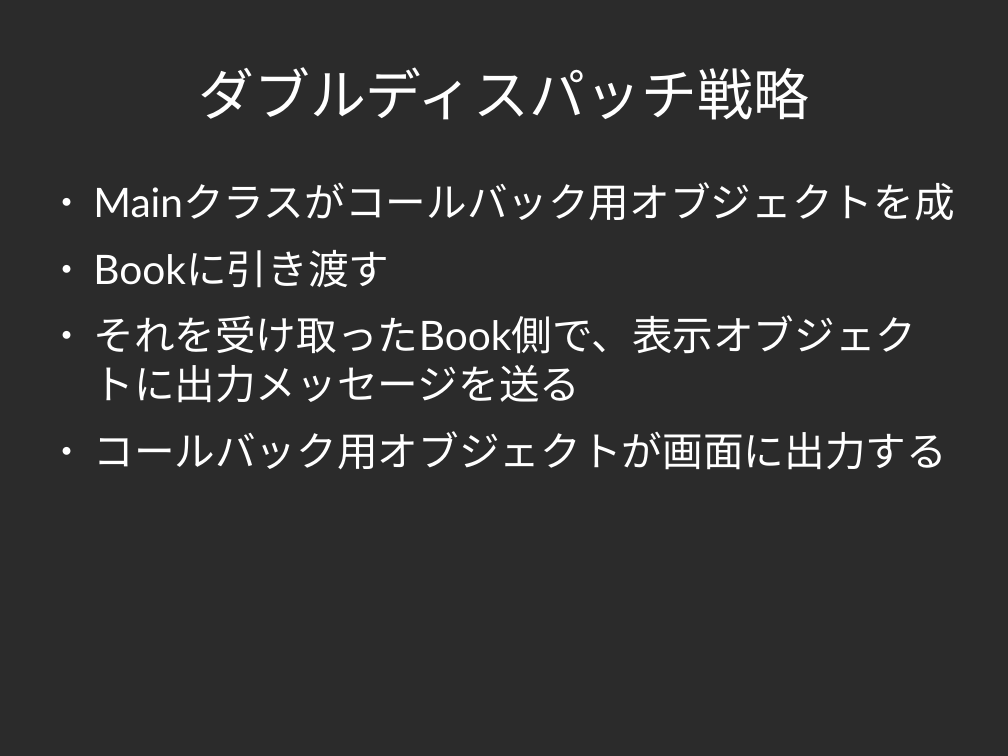
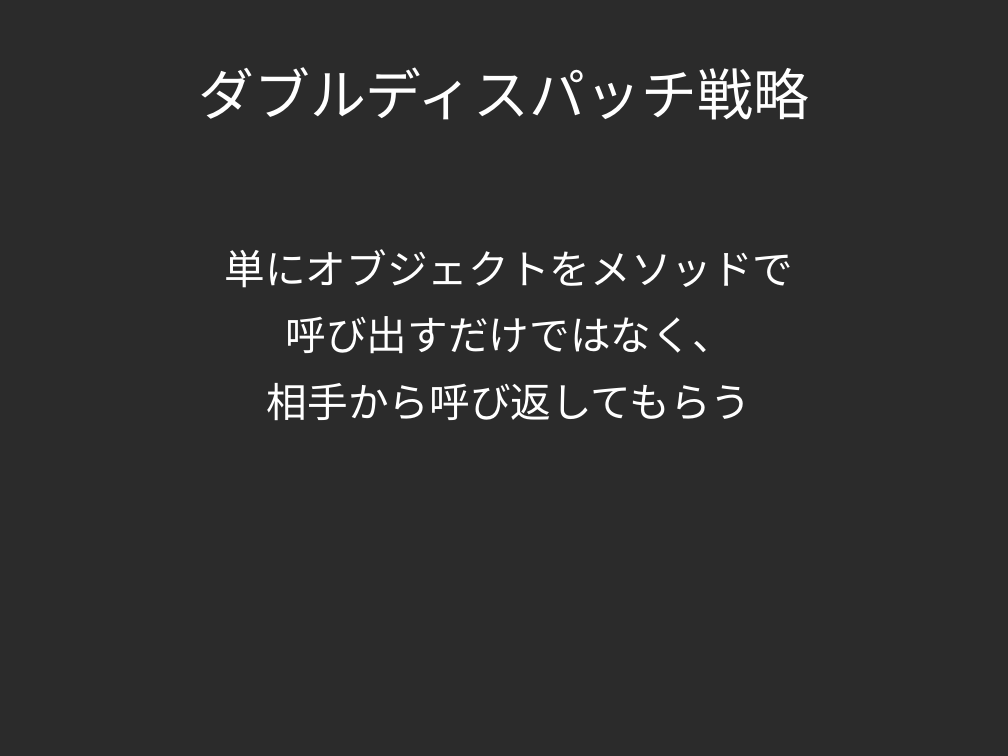
Before and after one commit to yojik/yojik-lib, a slide deck: slide 65 of 2009devsumi/oo_exercise/doc/devsum.odp (slide 59 before the commit). Drawn at 1008x756 pixels with LibreOffice and Linux fonts; fonts in the diff are those of the drawing; background and template pictures are left out; a plain dark background stands for a picture behind light text. Boxes give left, top, right and bottom in pixels: in the first picture for what was removed or moved away, otherwise in the second. Text is boxed around its words. In the diff, an @@ line names an element or a change of style, - is before the commit and + after.

```diff
--- a/2009devsumi/oo_exercise/doc/devsum.odp
+++ b/2009devsumi/oo_exercise/doc/devsum.odp
@@ text at bbox=[224, 249, 793, 421]: text changed @@
-● Mainクラスがコールバック用オブジェクトを成
-● Bookに引き渡す
-● それを受け取ったBook側で、表示オブジェクトに出力メッセージを送る
-● コールバック用オブジェクトが画面に出力する
+単にオブジェクトをメソッドで
+呼び出すだけではなく、
+相手から呼び返してもらう
```
Also in this commit, not shown: 41 other slides changed, 13 slides added, 2 slides removed, 1 other file.
